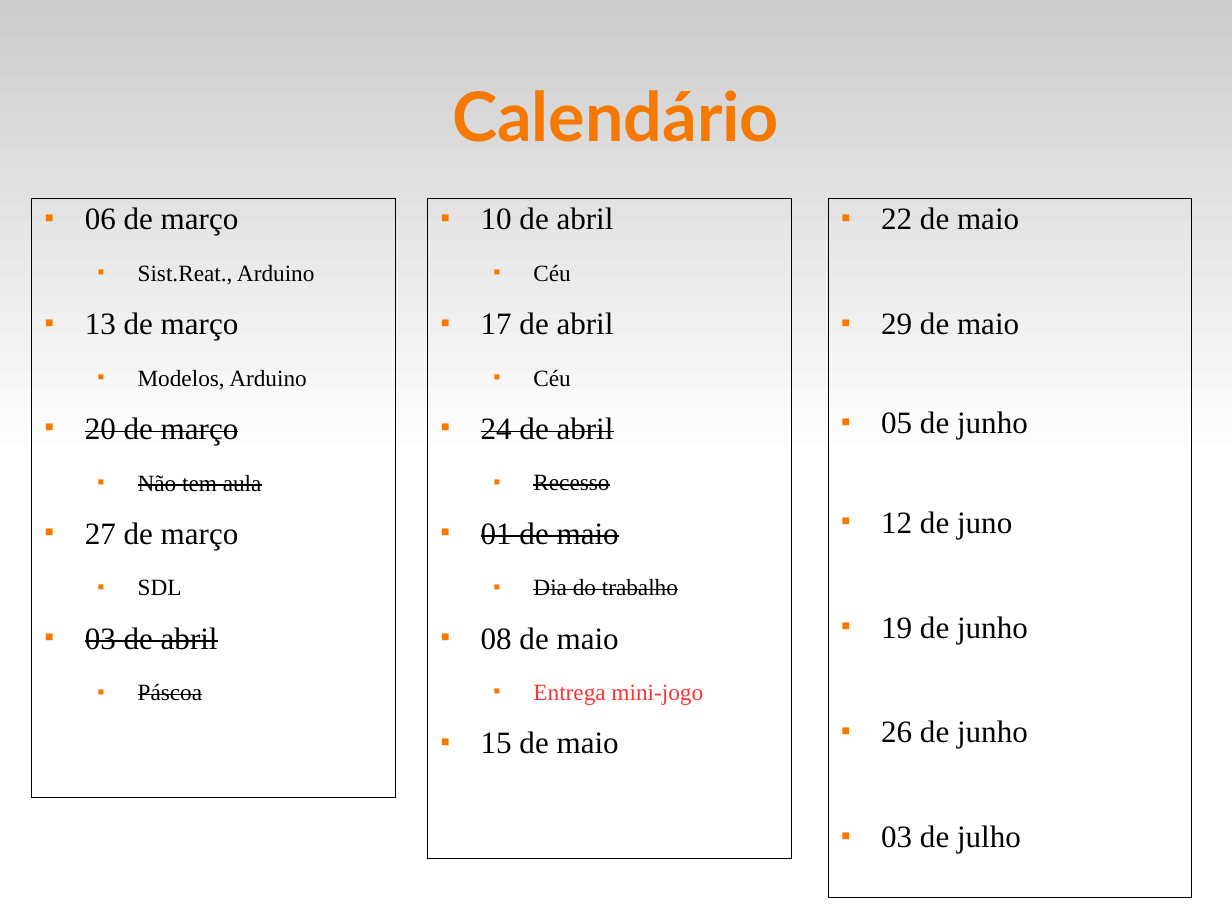
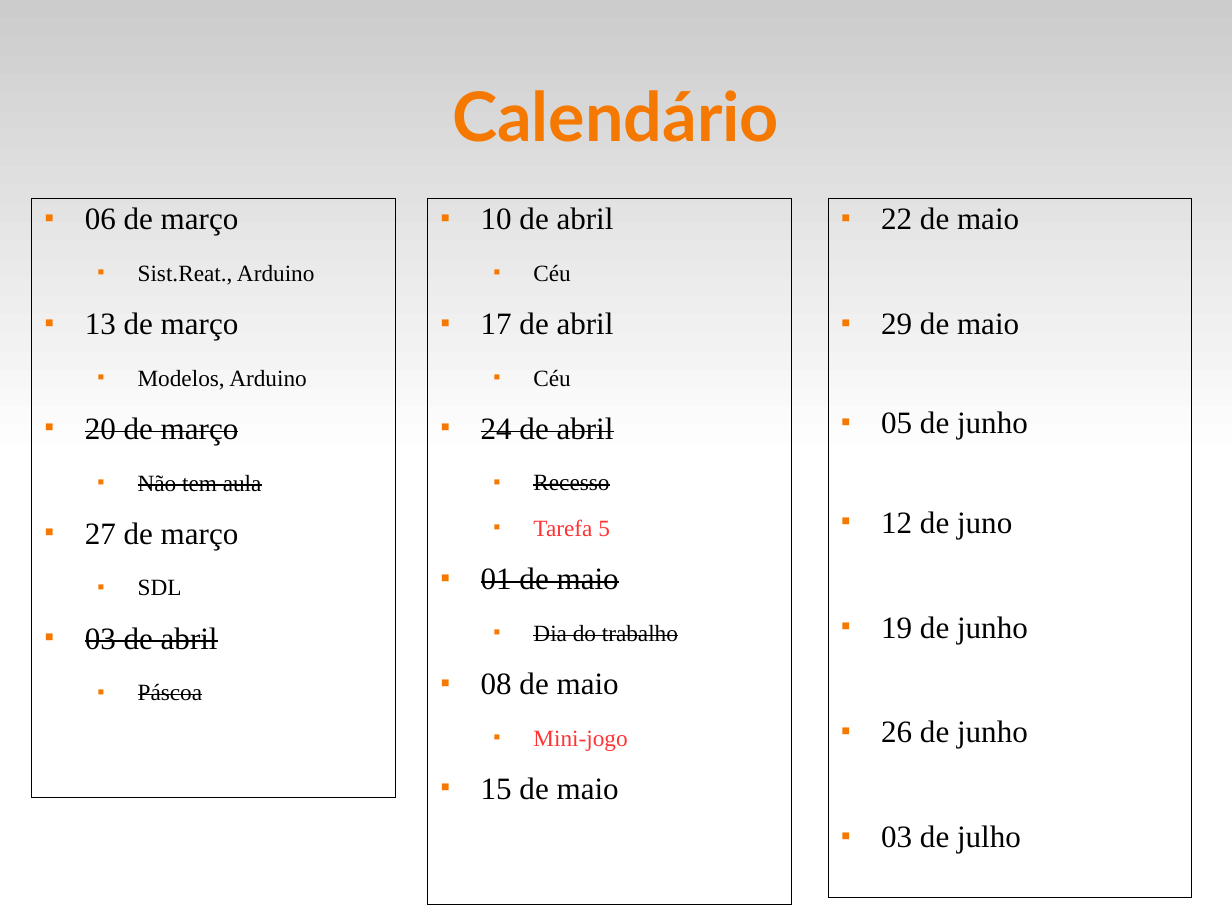
Before and after one commit to fsantanna-uerj/reativos, a slide deck: slide 11 of slides/00_intro.odp. Drawn at 1232x924 pixels with LibreOffice and Linux fonts; fonts in the diff are those of the drawing. Boxes give left, top, right and bottom in pixels: in the first picture for what was removed or moved away, otherwise in the second. Text is boxed around its words. In the diff, an @@ line names an element or a change of style, - is before the commit and + after.

Commit message:
(>) slides

```diff
--- a/slides/00_intro.odp
+++ b/slides/00_intro.odp
@@ text "10 de abril": place and size @@
-text "10 de abril" at [428, 199, 792, 870]
+text "10 de abril" at [428, 199, 792, 916]
@@ text at [533, 519, 610, 537]: paragraph added @@
+  ■ Tarefa 5
@@ text at [533, 730, 627, 751]: text changed @@
-  ■ Entrega mini-jogo
+  ■ Mini-jogo
```
Also in this commit, not shown: 4 other files.
